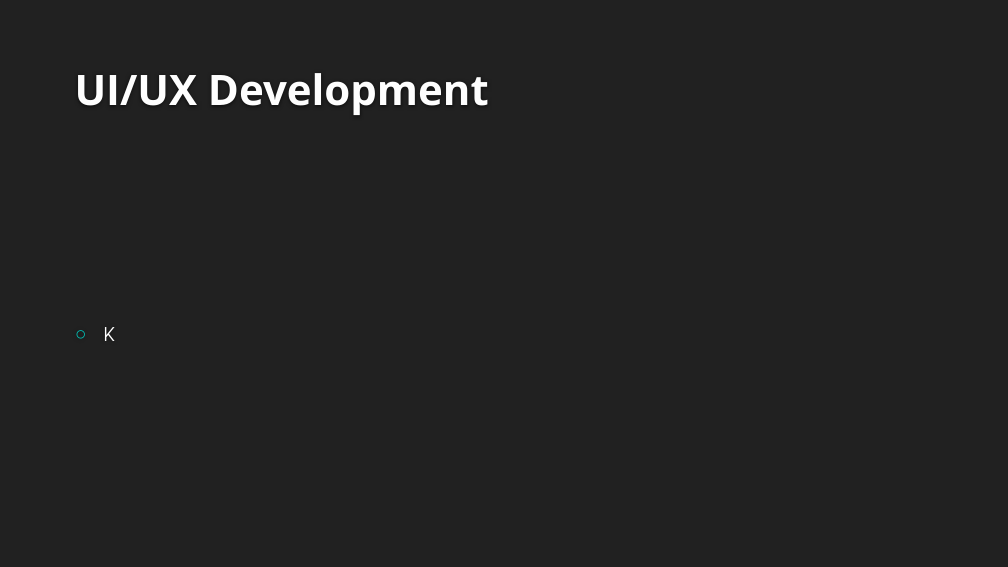
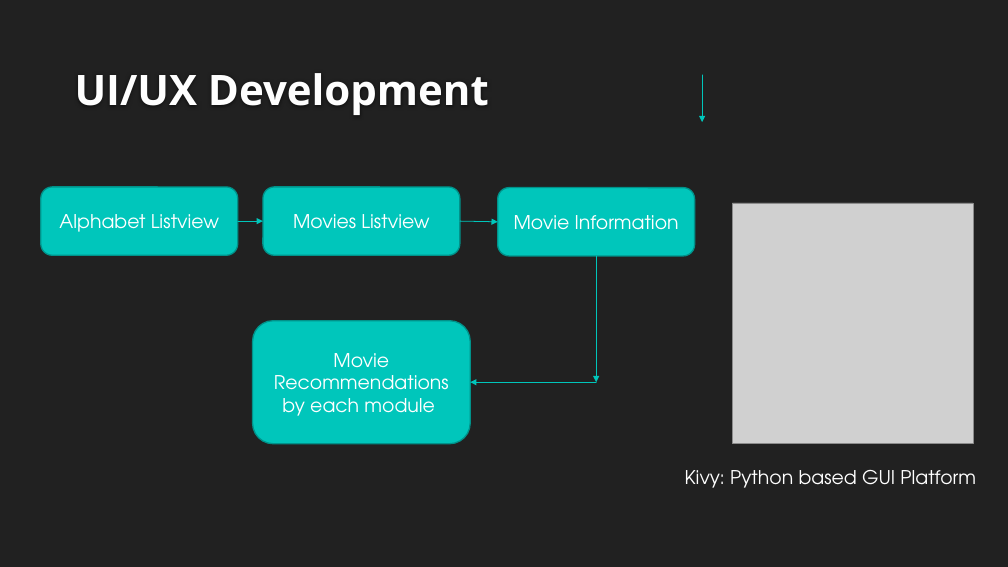
Before and after one commit to AbhilashRN/Walrus, a slide deck: slide 8 of Presentation And Video/Walrus.pptx. Drawn at 1008x567 pixels with LibreOffice and Linux fonts; fonts in the diff are those of the drawing; grey boxes stand for pictures; background and template pictures are left out. Boxes give left, top, right and bottom in pixels: in the first picture for what was removed or moved away, otherwise in the second. Text is boxed around its words. In the diff, an @@ line names an element or a change of style, - is before the commit and + after.

```diff
--- a/Presentation And Video/Walrus.pptx
+++ b/Presentation And Video/Walrus.pptx
@@ arrow added from (702, 75) to (702, 123), #00C6BB 0.75 pt @@
@@ rounded rectangle added at box(41, 187, 237, 255), fill #00C6BB, outline #00928A 1.25 pt, 18 pt, text #FFFFFF @@
+Alphabet Listview
@@ rounded rectangle added at box(263, 187, 460, 255), fill #00C6BB, outline #00928A 1.25 pt, 18 pt, text #FFFFFF @@
+Movies Listview
@@ rounded rectangle added at box(498, 188, 694, 256), fill #00C6BB, outline #00928A 1.25 pt, 18 pt, text #FFFFFF @@
+Movie Information
@@ picture added at box(733, 203, 973, 444) @@
@@ arrow added from (237, 221) to (263, 221), #00C6BB 0.75 pt @@
@@ arrow added from (460, 221) to (498, 222), #00C6BB 0.75 pt @@
@@ arrow added from (597, 256) to (597, 383), #00C6BB 0.75 pt @@
@@ text removed at box(104, 327, 115, 341) @@
-○ K
@@ rounded rectangle added at box(253, 321, 470, 444), fill #00C6BB, outline #00928A 1.25 pt, 18 pt, text #FFFFFF @@
+Movie Recommendations by each module
@@ arrow added from (597, 383) to (470, 383), #00C6BB 0.75 pt @@
@@ text added at box(685, 470, 976, 488), 18 pt, text #FFFFFF @@
+Kivy: Python based GUI Platform
```
Also in this commit, not shown: 4 other slides changed.
